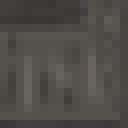
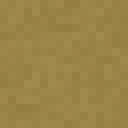
Layer changes from the first 128px x 128px image to the second:
added layer "Sand" above "Grass" over [0, 0, 128, 128]
hid "NW corner wall" over [0, 0, 128, 128]
